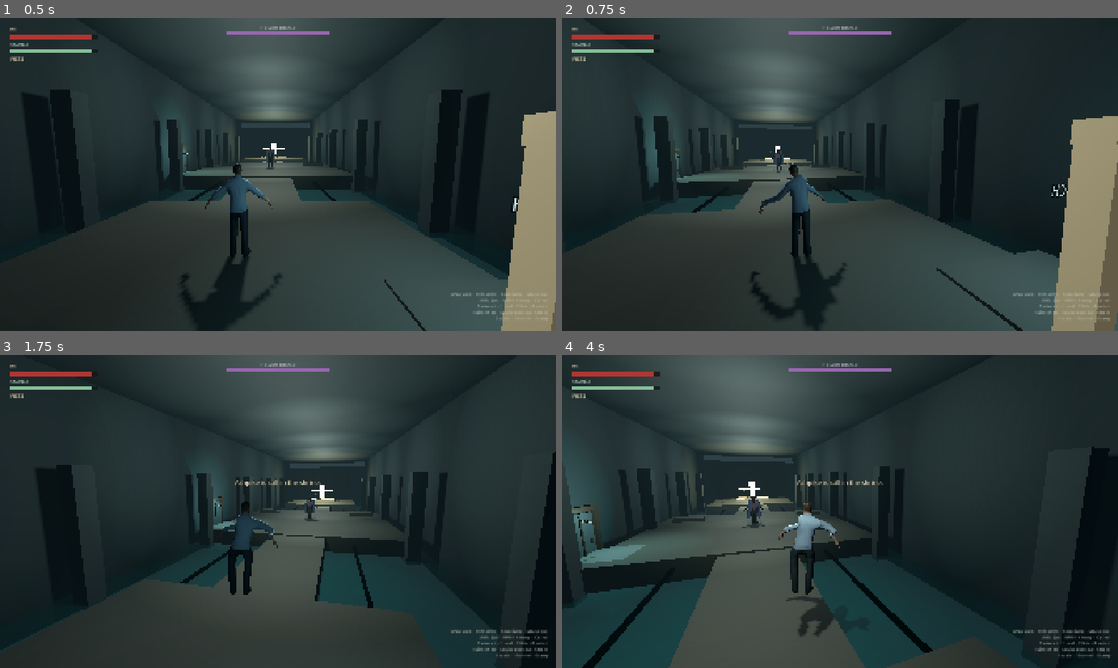
Above: before the commit, frames 1-4 (two rows, left to right).
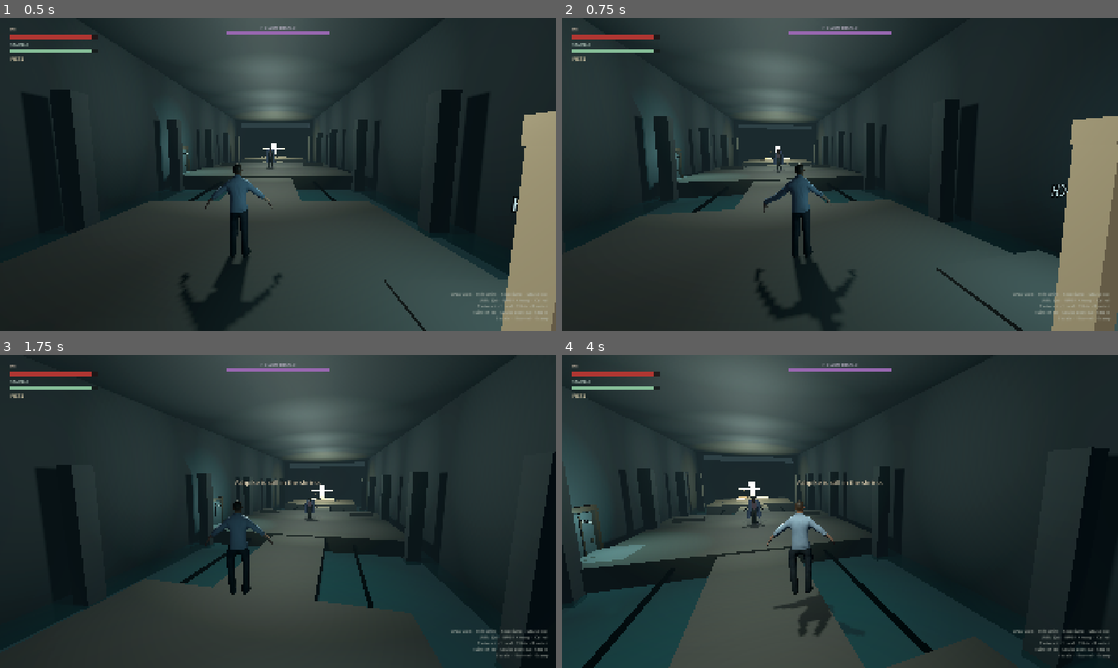
Above: after the commit, the same moments.

Repository: myat93/line7
Game: Godot game, scene res://main.tscn
Two runs of this game, one before a commit and one after it. Both use one fixed random seed, a clock stepped at 60 frames per second and the inputs below.
Inputs (mouse positions are in pixels of both pictures, inside the frame that each line leads up to):
- Up to frame 1 (0.5 s): no input
- Up to frame 2 (0.75 s): tap Enter at 0.5 s; move the mouse to (867, 174) at 0.52 s; hold W (move_forward) from 0.53 s (still down); hold Shift (sprint) from 0.53 s (still down); click (867, 174) at 0.67 s
- Up to frame 3 (1.75 s): keep holding W (move_forward); tap Space (jump) at 0.77, 1.52 s; move the mouse to (250, 511) at 1.27 s; release Shift (sprint) at 1.28 s; tap 1 (bind_ashpike) at 1.35 s; tap Shift (sprint) at 1.55 s
- Up to frame 4 (4 s): keep holding W (move_forward); move the mouse to (851, 505) at 2.02 s; hold 2 (bind_fists) 2.03-2.78 s; tap Shift (sprint) at 2.3, 3.05, 3.8 s; move the mouse to (834, 517) at 2.77 s; right-click (834, 517) at 2.85 s; click (834, 517) at 2.92 s; tap Space (jump) at 3.02, 3.77 s; move the mouse to (878, 514) at 3.52 s; hold E (interact) from 3.53 s (still down)

Frame 1 is identical in both runs. In frame 2, 0.6% of the frame differs, in the area x 34-53%, y 46-100%; in frame 3, 0.5%; in frame 4, 0.9%, in the area x 36-50%, y 46-89%.

Commit message:
Reset HE to bind every pose and drop hip extras on fists.
Jab/heavy no longer roll hips/torso (those extras flattened the IBM
skin on attack and run-stop). Attack clears sprint flags and resets
the skeleton. Sprint stays legs-only. Pose shots add a run-stop still
and three-quarter jab/heavy frames.

Co-authored-by: myat93 <myat93@users.noreply.github.com>

Diff:
--- a/characters/he/he.gd
+++ b/characters/he/he.gd
@@ -248,7 +248,11 @@
 	_attack = profile
 	_attack_hit = false
 	_state_time = 0.0
+	_sprinting = false
+	_moving = false
 	state = State.ATTACK
+	if _rig.skeleton:
+		_rig.reset_to_bind()
 	_face_herald()
 	_place_hitbox(_active_box(), float(profile.reach), float(profile.width))
 
@@ -408,6 +412,9 @@
 
 func _update_visual_pose() -> void:
 	mesh_root.rotation.x = 0.0
+	## Bind first every frame so run↔attack cannot keep a prior extra.
+	if _rig.skeleton:
+		_rig.reset_to_bind()
 	if Game.ashpike_bound and ashpike_visual:
 		ashpike_visual.rotation_degrees = Vector3(-18, 0, 12)
 		if state == State.ATTACK:
@@ -425,11 +432,10 @@
 				_pose_jab()
 		State.HITSTUN:
 			_pose_idle()
-			_part_rot("Torso", Vector3(0.18, 0.12, 0.08))
-			_part_rot("Head", Vector3(-0.2, 0.15, 0.0))
+			_part_rot("Head", Vector3(-0.08, 0.06, 0.0))
 		State.DEAD:
-			_part_rot("Hips", Vector3(1.2, 0.0, 0.35))
-			_part_rot("Torso", Vector3(0.4, 0.0, 0.2))
+			_pose_idle()
+			_part_rot("Head", Vector3(0.12, 0.08, 0.0))
 		_:
 			if not is_on_floor() and velocity.y > 0.4:
 				_pose_jump()
@@ -495,14 +501,11 @@
 	elif _state_time > wind + active:
 		snap = 1.0 - clampf((_state_time - wind - active) / maxf(recover, 0.05), 0.0, 1.0)
 	_pose_idle()
-	_part_rot("Torso", Vector3(0.0, 0.16, -0.06) * snap)
-	_part_rot("Hips", Vector3(0.0, 0.08, -0.03) * snap)
-	_part_rot("Head", Vector3(0.04, -0.06, 0.0) * snap)
-	_part_rot("L_UpperArm", Vector3(-0.35, 0.22, 0.28) * snap)
-	_part_rot("L_Forearm", Vector3(0.22, 0.0, 0.0) * snap)
-	_part_rot("L_Fist", Vector3(0.08, 0.0, 0.0) * snap)
-	_rig.aim_along_y("L_UpperArm", Vector3(0.05, 0.08, -1.0), snap * 0.34)
-	_part_rot("R_UpperArm", Vector3(0.08, -0.06, -0.06))
+	## Arms only. Hip/torso extras stretch the 100×-IBM skin on run-stop.
+	_part_rot("L_Forearm", Vector3(0.20, 0.0, 0.0) * snap)
+	_part_rot("L_Fist", Vector3(0.06, 0.0, 0.0) * snap)
+	_rig.aim_along_y("L_UpperArm", Vector3(0.04, 0.10, -1.0), snap * 0.28)
+	_part_rot("R_UpperArm", Vector3(0.06, -0.04, -0.04))
 
 
 func _pose_heavy() -> void:
@@ -514,24 +517,15 @@
 	if _state_time < wind:
 		var coil := clampf(_state_time / maxf(wind, 0.05), 0.0, 1.0)
 		coil = coil * coil
-		_part_rot("Torso", Vector3(0.0, -0.16, 0.06) * coil)
-		_part_rot("Hips", Vector3(0.0, -0.08, 0.04) * coil)
-		_part_rot("Head", Vector3(-0.04, -0.08, 0.0) * coil)
-		_part_rot("R_UpperArm", Vector3(0.28, 0.18, 0.20) * coil)
-		_part_rot("R_Forearm", Vector3(0.35, 0.0, 0.0) * coil)
-		_part_rot("L_UpperArm", Vector3(0.10, 0.06, 0.08) * coil)
+		_part_rot("R_Forearm", Vector3(0.28, 0.0, 0.0) * coil)
+		_rig.aim_along_y("R_UpperArm", Vector3(0.35, 0.25, 0.15), coil * 0.22)
 	else:
 		var commit := 1.0 - pow(1.0 - clampf((_state_time - wind) / 0.10, 0.0, 1.0), 2.0)
 		if _state_time > wind + active:
 			commit = 1.0 - clampf((_state_time - wind - active) / maxf(recover, 0.05), 0.0, 1.0) * 0.55
-		_part_rot("Torso", Vector3(0.0, 0.16, -0.08) * commit)
-		_part_rot("Hips", Vector3(0.0, 0.08, -0.04) * commit)
-		_part_rot("Head", Vector3(0.05, -0.05, 0.0) * commit)
-		_part_rot("R_UpperArm", Vector3(-0.28, -0.12, -0.10) * commit)
-		_rig.aim_along_y("R_UpperArm", Vector3(-0.08, 0.06, -1.0), commit * 0.34)
-		_part_rot("R_Forearm", Vector3(0.12, 0.0, 0.0))
-		_part_rot("R_Fist", Vector3(0.08, 0.0, 0.0) * commit)
-		_part_rot("L_UpperArm", Vector3(0.10, 0.06, 0.08))
+		_part_rot("R_Forearm", Vector3(0.10, 0.0, 0.0))
+		_part_rot("R_Fist", Vector3(0.06, 0.0, 0.0) * commit)
+		_rig.aim_along_y("R_UpperArm", Vector3(-0.06, 0.08, -1.0), commit * 0.28)
 
 
 func _pose_roll() -> void:
@@ -551,12 +545,5 @@
 
 func _pose_jump() -> void:
 	_pose_idle()
-	_part_rot("Hips", Vector3(0.06, 0.0, 0.0))
-	_part_rot("Torso", Vector3(0.04, 0.0, 0.0))
-	_part_rot("Head", Vector3(-0.06, 0.0, 0.0))
-	_part_rot("L_UpperArm", Vector3(-0.18, 0.14, 0.10))
-	_part_rot("R_UpperArm", Vector3(-0.18, -0.14, -0.10))
-	_part_rot("L_Forearm", Vector3(0.16, 0.0, 0.0))
-	_part_rot("R_Forearm", Vector3(0.16, 0.0, 0.0))
-	_part_rot("L_Thigh", Vector3(-0.14, 0.0, 0.04))
-	_part_rot("R_Thigh", Vector3(0.10, 0.0, -0.04))
+	_part_rot("L_Thigh", Vector3(-0.12, 0.0, 0.0))
+	_part_rot("R_Thigh", Vector3(0.08, 0.0, 0.0))
--- a/tools/pose_shots.gd
+++ b/tools/pose_shots.gd
@@ -62,6 +62,33 @@
 		_he._stride = 0.85
 		_he._update_visual_pose()
 	)
+	await _shot("he_run_stop_idle", func() -> void:
+		_he.state = HE.State.FREE
+		_he._sprinting = true
+		_he._stride = 0.85
+		_he._update_visual_pose()
+		_he._sprinting = false
+		_he._moving = false
+		_he._update_visual_pose()
+	)
+	## Three-quarter so jab / heavy fists read; facing already proven from behind.
+	_he._look_yaw = PI + 0.55
+	_he._look_pitch = -0.14
+	_he.camera_pivot.rotation = Vector3(_he._look_pitch, _he._look_yaw, 0.0)
+	if spring:
+		spring.spring_length = 2.7
+	await _shot("he_jab_three_quarter", func() -> void:
+		_he.state = HE.State.ATTACK
+		_he._attack = Combat.fists_light()
+		_he._state_time = 0.12
+		_he._update_visual_pose()
+	)
+	await _shot("he_heavy_three_quarter", func() -> void:
+		_he.state = HE.State.ATTACK
+		_he._attack = Combat.fists_heavy()
+		_he._state_time = 0.40
+		_he._update_visual_pose()
+	)
 	print("HE_POSE_SHOTS_OK")
 	get_tree().quit(0)
 
@@ -75,6 +102,9 @@
 	if img == null:
 		push_error("POSE_SHOTS: empty viewport for %s" % name)
 		return
+	DirAccess.make_dir_recursive_absolute("/tmp/he_pose_shots")
 	var path := "%s/%s.png" % [OUT_DIR, name]
 	var err := img.save_png(path)
+	var tmp := "/tmp/he_pose_shots/%s.png" % name
+	img.save_png(tmp)
 	print("WROTE ", path, " ", err, " ", img.get_width(), "x", img.get_height())
